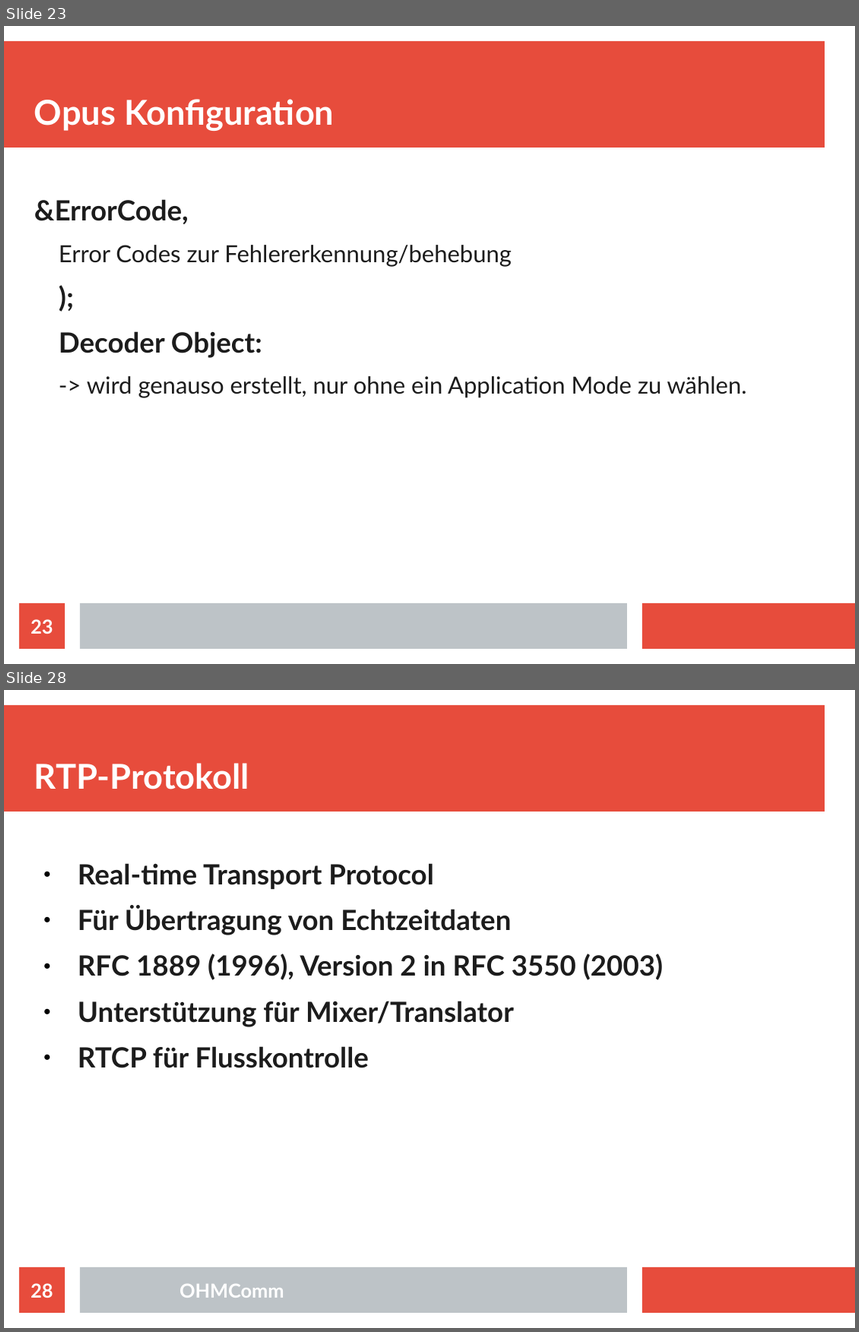
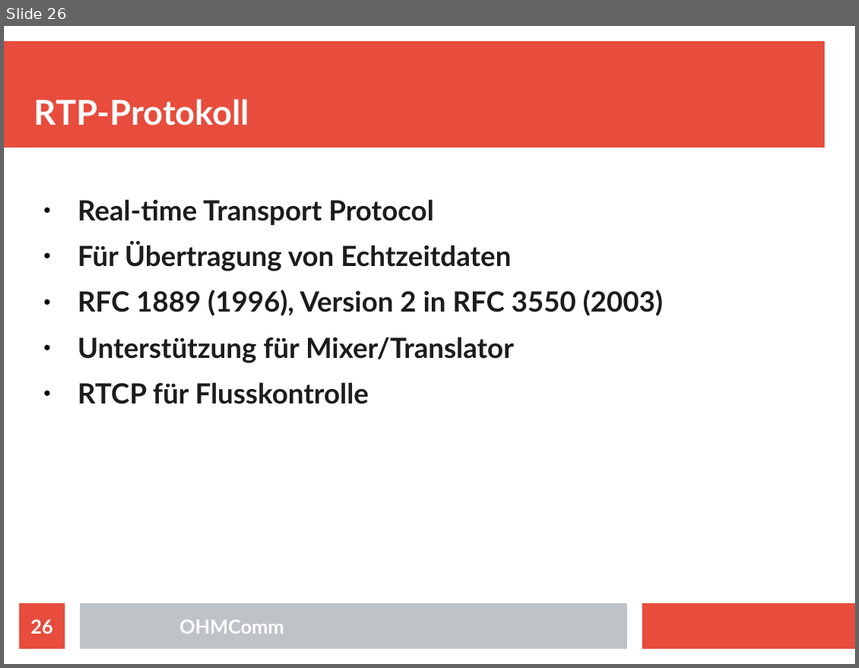
Before and after one commit to doe300/OHMComm, a slide deck: documents/OHMCommPres.odp. Shown one above the other, each under a label of ours: slides 23 and 28 before the commit, slide 26 after it; the slides between them are not shown. The pictures are 859x1332 and 859x668 pixels, drawn with LibreOffice and Linux fonts; fonts in the diff are those of the drawing. Boxes give left, top, right and bottom in pixels: in the first picture for what was removed or moved away, otherwise in the second. Text is boxed around its words. In the diff, an @@ line names an element or a change of style, - is before the commit and + after.

Commit message:
Updated Presentation
rtaudio, opus and statistic slides improved

```diff
--- a/documents/OHMCommPres.odp
+++ b/documents/OHMCommPres.odp
@@ slide 23 removed at <box>4,26,855,664</box>, background #FFFFFF; not listed: 3 template elements that a slide beside it also shows @@
@@ title removed at <box>34,99,334,131</box> @@
-Opus Konfiguration
@@ text removed at <box>34,199,747,398</box> @@
-&ErrorCode,
-  Error Codes zur Fehlererkennung/behebung
-);
-Decoder Object:
-  -> wird genauso erstellt, nur ohne ein Application Mode zu wählen.
@@ page number removed at <box>19,604,65,649</box> @@
-23
@@ what was slide 28 is now slide 26 @@
@@ page number at <box>31,620,53,634</box>: text changed @@
-28
+26
```
Also in this commit, not shown: 25 slides changed, 2 slides added, 4 other slides removed.
